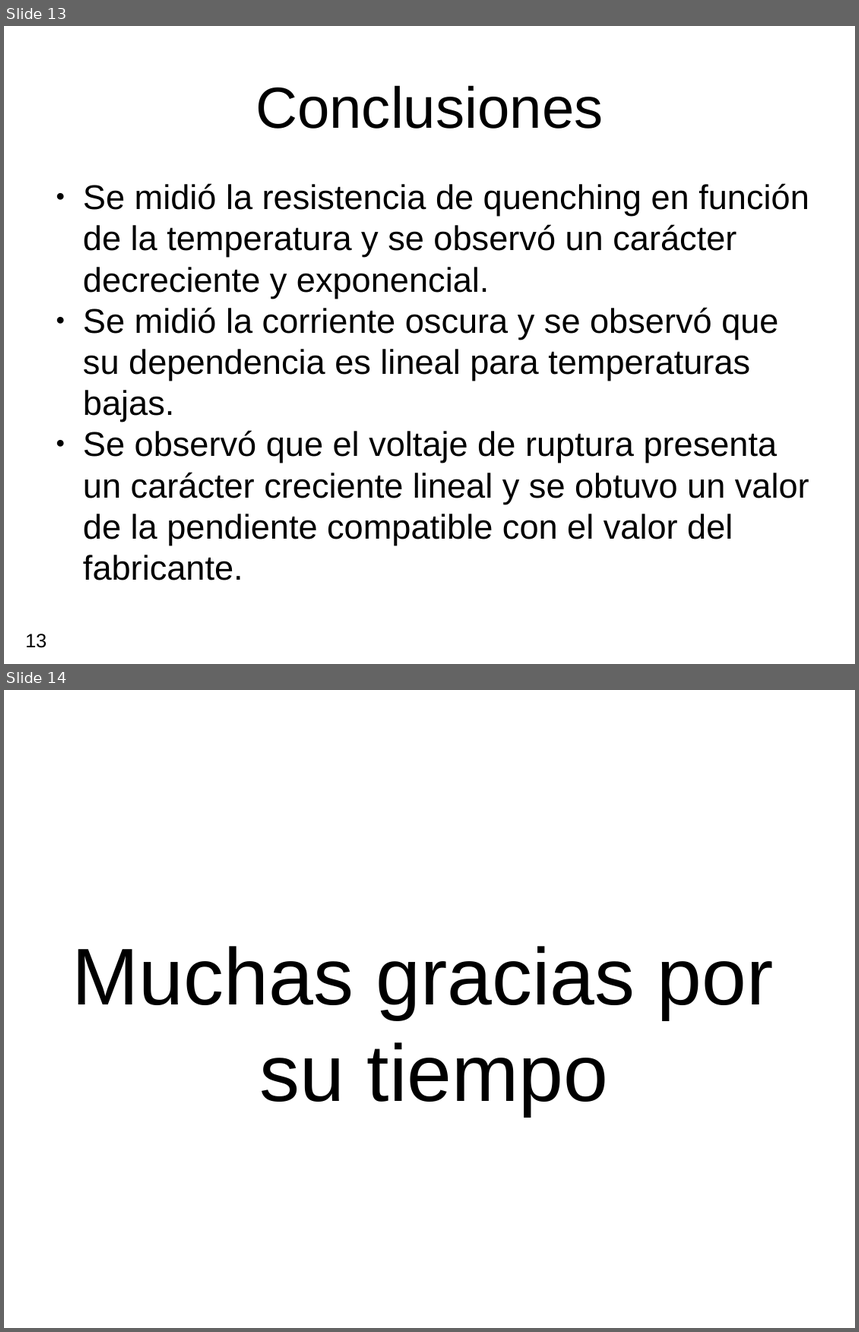
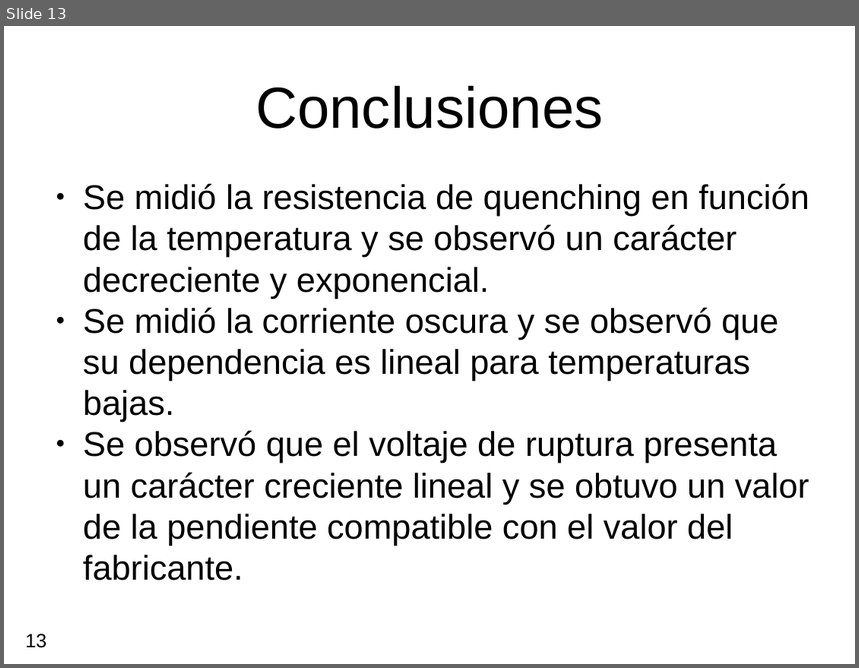
Before and after one commit to labosat/Labo-7, a slide deck: Charla Avance Labo7.odp. Shown one above the other, each under a label of ours: slides 13 and 14 before the commit, slide 13 after it. The pictures are 859x1332 and 859x668 pixels, drawn with LibreOffice and Linux fonts; fonts in the diff are those of the drawing. Boxes give left, top, right and bottom in pixels: in the first picture for what was removed or moved away, otherwise in the second. Text is boxed around its words. In the diff, an @@ line names an element or a change of style, - is before the commit and + after.

```diff
--- a/Charla Avance Labo7.odp
+++ b/Charla Avance Labo7.odp
@@ slide 14 removed at (4,690,855,1328), background #FFFFFF @@
@@ text removed at (72,946,774,1116) @@
-Muchas gracias por
-su tiempo
```
Also in this commit, not shown: 2 slides changed, 1 slide added.
